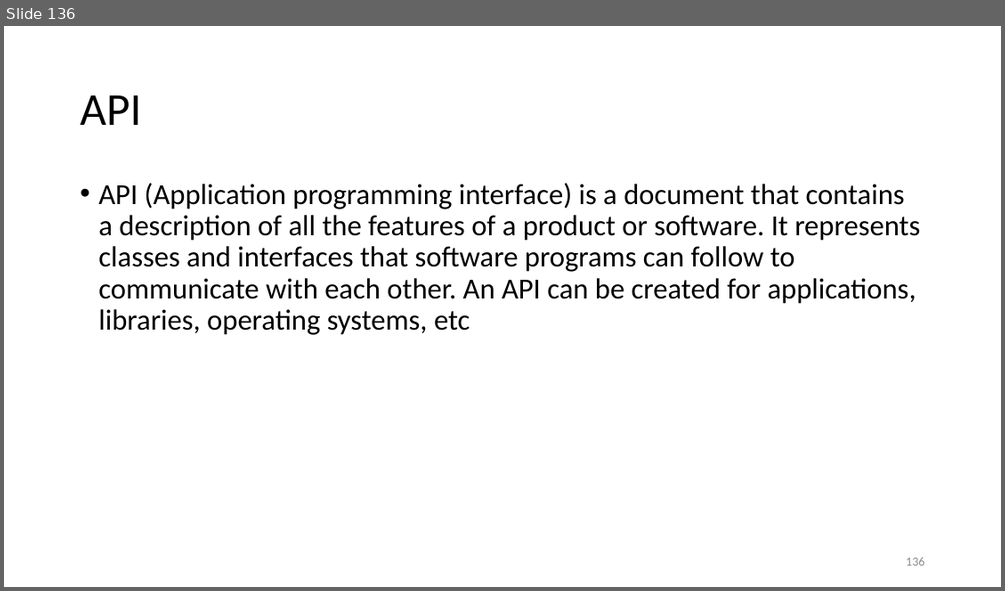
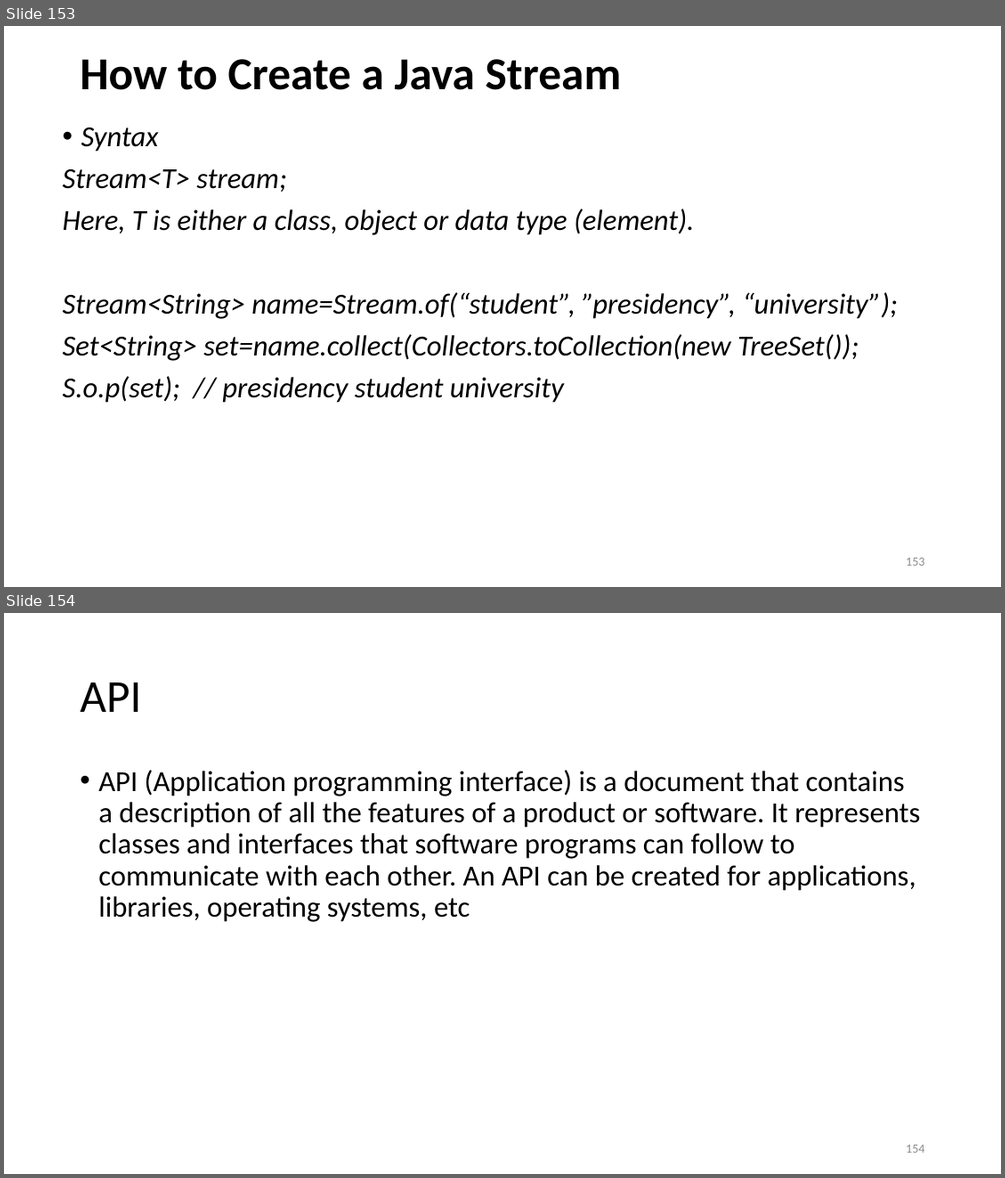
Before and after one commit to suniljeevan/JAVA-FULLSTACK-DEVELOPMENT-2026, a slide deck: COURSE MATERIALS/Module-1 CSE3427.pptx. Shown one above the other, each under a label of ours: slide 136 before the commit, slides 153 and 154 after it. The pictures are 1005x591 and 1005x1178 pixels, drawn with LibreOffice and Linux fonts; fonts in the diff are those of the drawing; background and template pictures are left out. Boxes give left, top, right and bottom in pixels: in the first picture for what was removed or moved away, otherwise in the second. Text is boxed around its words. In the diff, an @@ line names an element or a change of style, - is before the commit and + after.

```diff
--- a/COURSE MATERIALS/Module-1 CSE3427.pptx
+++ b/COURSE MATERIALS/Module-1 CSE3427.pptx
@@ slide 153 added at <box>4,26,1001,587</box>, background #FFFFFF @@
@@ title added at <box>80,59,622,90</box>, 44 pt, text #000000, bold @@
+How to Create a Java Stream
@@ text added at <box>63,127,898,402</box>, 28 pt, text #000000, italic @@
+• Syntax
+Stream<T> stream;
+Here, T is either a class, object or data type (element).
+Stream<String> name=Stream.of(“student”, ”presidency”, “university”);
+Set<String> set=name.collect(Collectors.toCollection(new TreeSet());
+S.o.p(set); // presidency student university
@@ page number added at <box>906,557,924,565</box>, 12 pt, text #8C8C8C @@
+153
@@ what was slide 136 is now slide 154 @@
@@ page number at <box>906,1144,924,1152</box>: text changed @@
-136
+154
```
Also in this commit, not shown: 1 slide changed, 17 other slides added.
